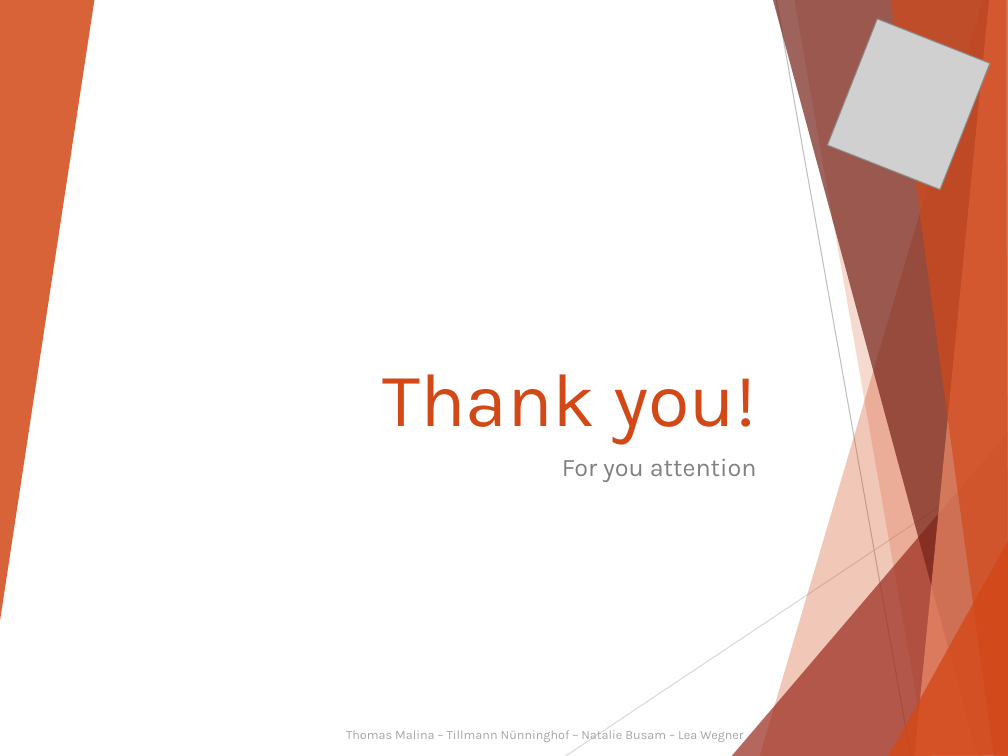
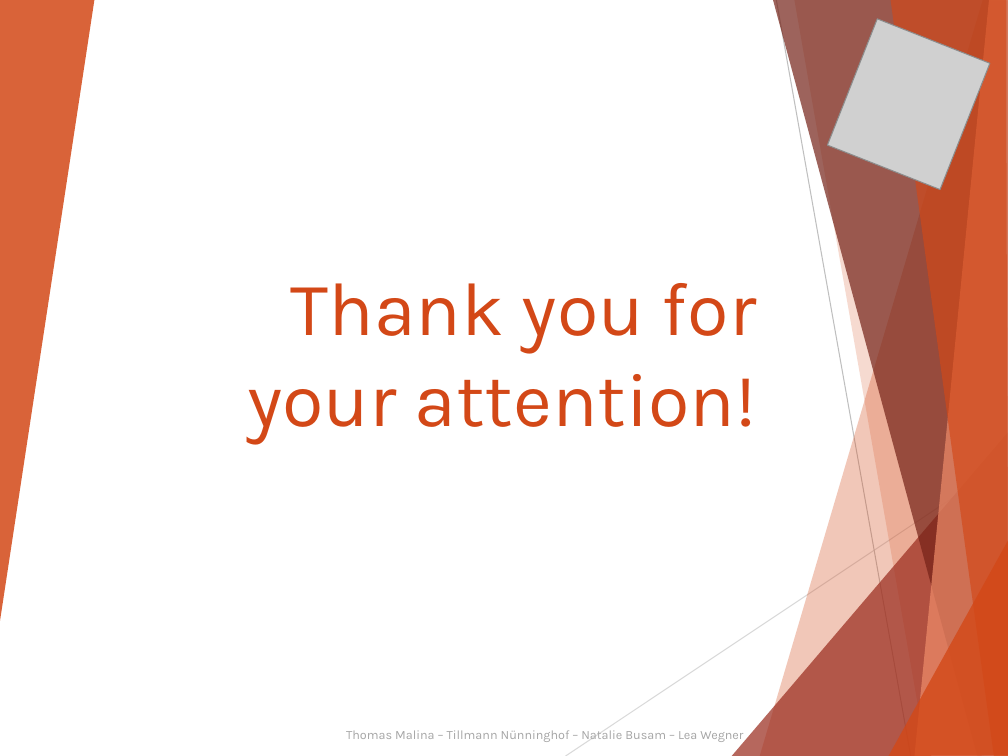
Before and after one commit to Kalkihe/Deminder, a slide deck: slide 21 of Documentation/Exam/Deminder.pptx (slide 20 before the commit). Drawn at 1008x756 pixels with LibreOffice and Linux fonts; fonts in the diff are those of the drawing; grey boxes stand for pictures. Boxes give left, top, right and bottom in pixels: in the first picture for what was removed or moved away, otherwise in the second. Text is boxed around its words. In the diff, an @@ line names an element or a change of style, - is before the commit and + after.

```diff
--- a/Documentation/Exam/Deminder.pptx
+++ b/Documentation/Exam/Deminder.pptx
@@ title at (x1=248, y1=283, x2=757, y2=444): text changed @@
-Thank you!
+Thank you for your attention!
@@ subtitle removed at (x1=562, y1=459, x2=757, y2=482) @@
-For you attention
```
Also in this commit, not shown: 1 other slide changed, 1 slide added, 2 other files.
